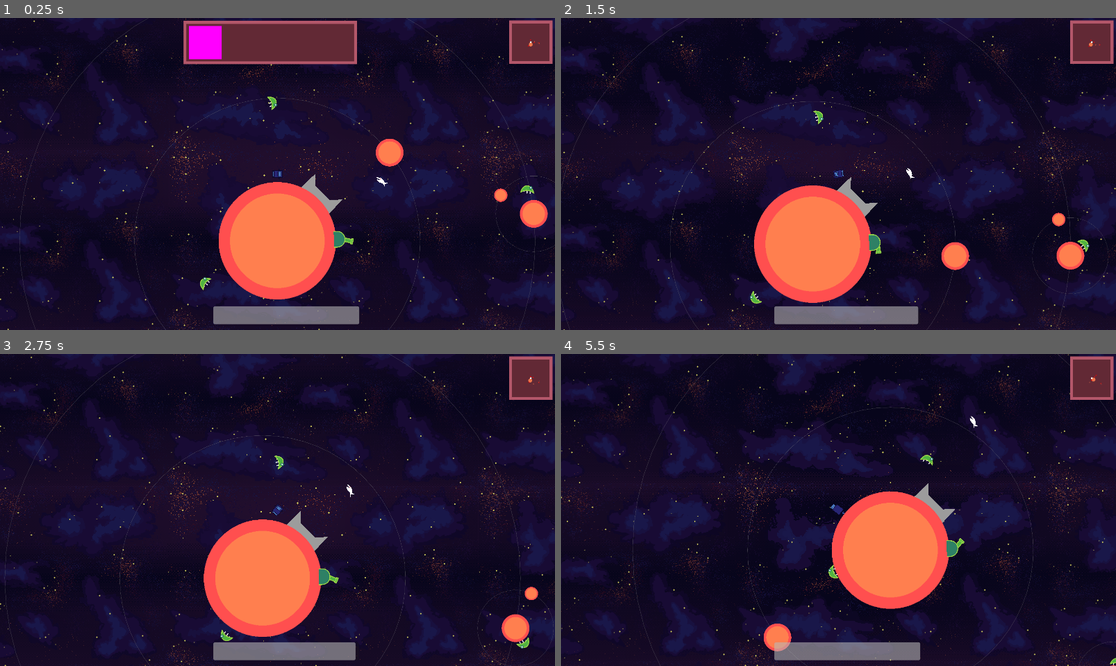
Above: before the commit, frames 1-4 (two rows, left to right).
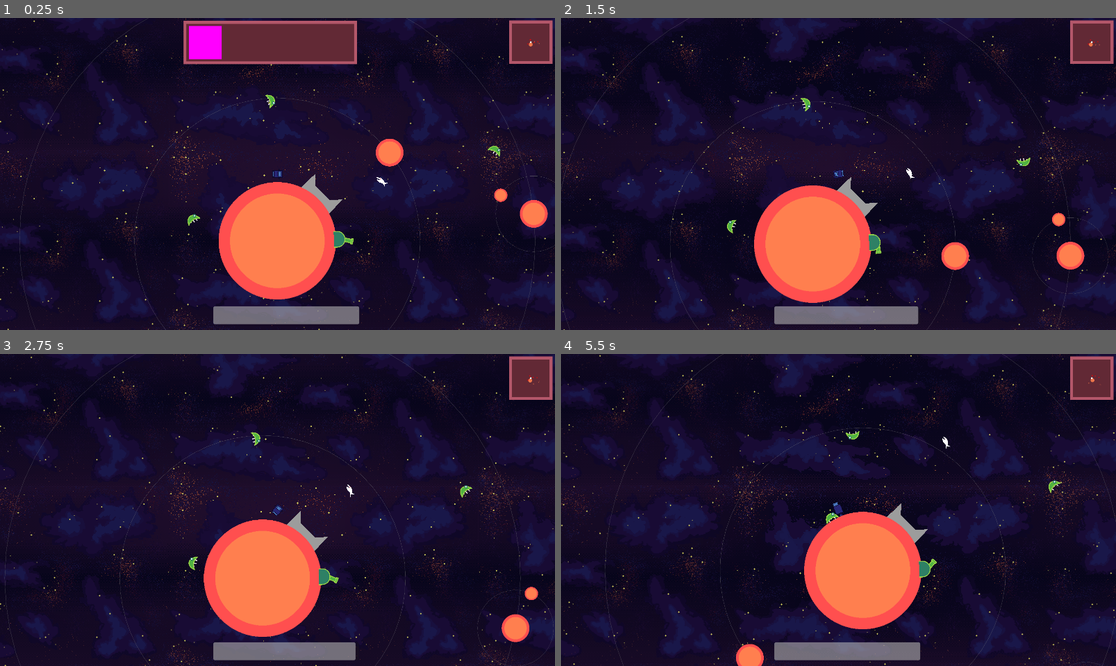
Above: after the commit, the same moments.

Repository: game-jam-team-1/gmtk-jam
Game: Godot game, scene res://Scenes/world.tscn
The game is run twice, just before and just after one commit, with the same random seed, the same clock (stepped at 60 frames per second) and the same inputs.
Inputs (mouse positions are in pixels of both pictures, inside the frame that each line leads up to):
- Up to frame 1 (0.25 s): no input
- Up to frame 2 (1.5 s): move the mouse to (960, 158) at 0.52 s; hold D (right) 0.53-1.28 s; tap Space (dismiss_dialog) at 0.6 s; tap W (jump) at 0.77 s; move the mouse to (727, 189) at 1.27 s; hold A (left) from 1.28 s (still down); tap E (interact) at 1.35 s
- Up to frame 3 (2.75 s): tap W (jump) at 1.52 s; move the mouse to (333, 441) at 2.02 s; release A (left) at 2.03 s; hold D (right) from 2.03 s (still down); tap Space (dismiss_dialog) at 2.1 s
- Up to frame 4 (5.5 s): move the mouse to (810, 572) at 2.77 s; tap E (interact) at 2.85, 4.35 s; tap W (jump) at 3.02, 3.77, 4.52 s; move the mouse to (1005, 556) at 3.52 s; release D (right) at 3.53 s; hold A (left) from 3.53 s (still down); tap Space (dismiss_dialog) at 3.6, 5.1 s; move the mouse to (672, 463) at 4.27 s; move the mouse to (866, 510) at 5.02 s

The runs differ from the first frame. In frame 1, 0.2% of the frame differs, in the area x 33-98%, y 6-88%; in frame 2, 0.3%; in frame 3, 0.3%; in frame 4, 11%, in the area x 0-100%, y 0-100%.

Commit message:
more polish(ed) bugs

Diff:
--- a/Scenes/world.tscn
+++ b/Scenes/world.tscn
@@ -83,7 +83,7 @@
 max_contacts_reported = 1
 
 [node name="CrawlerEnemy" parent="." instance=ExtResource("3_tlwt5")]
-position = Vector2(-26, 2161)
+position = Vector2(-154, 1462)
 
 [node name="Package" parent="." instance=ExtResource("4_8j60k")]
 position = Vector2(1620, 966)
@@ -130,4 +130,5 @@
 position = Vector2(678, 70)
 
 [node name="CrawlerEnemy3" parent="." instance=ExtResource("3_tlwt5")]
-position = Vector2(3648, 1035)
+position = Vector2(3298, 668)
+drift_direction = Vector2(-50, 10)
--- a/Scripts/crawler_enemy.gd
+++ b/Scripts/crawler_enemy.gd
@@ -1,9 +1,11 @@
 class_name CrawlerEnemy
 extends RigidBody2D
+
 
 const CRAWL_VEL: float = 300.0
 
 @export var clockwise: bool = true
+@export var drift_direction: Vector2 = Vector2(0,0)
 
 var direction: int
 var crawl_velocity: Vector2
@@ -12,10 +14,10 @@
 
 var spin_rate: float = 1
 
-
 @onready var gravity_detection_area = $"GravityDetection"
 @onready var ground_raycast = $"GroundRaycast"
 @onready var animations: AnimatedSprite2D = $"AnimatedSprite2D"
+
 
 func _ready() -> void:
 	if clockwise:
@@ -49,7 +51,7 @@
 	else:
 		spin_rate += delta * randf_range(-1, 1)
 		rotation += delta * direction * spin_rate
-		crawl_velocity = Vector2(100,100)
+		crawl_velocity = drift_direction
 
 func _integrate_forces(state: PhysicsDirectBodyState2D) -> void:
 	var planet_velocity: Vector2 = Vector2.ZERO
